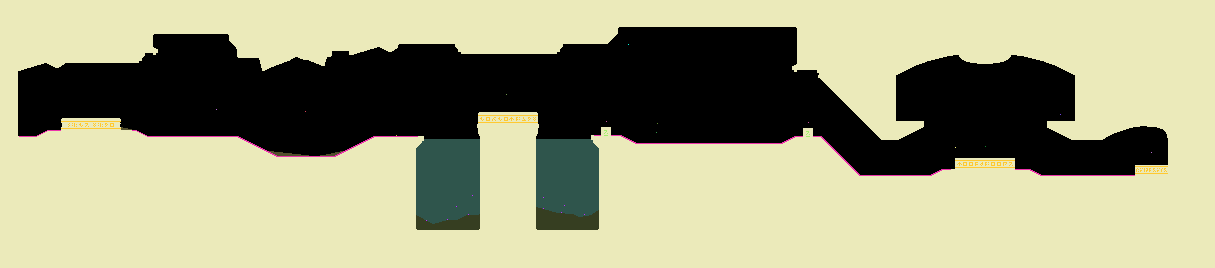
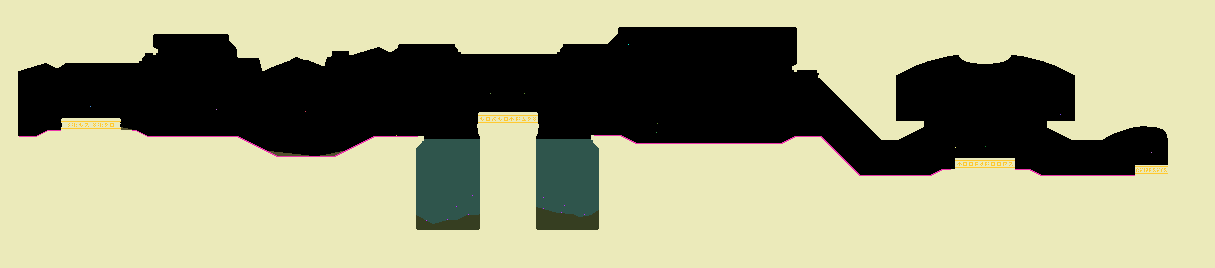
Layered file, before and after one edit (1215 × 268). Changes by layer:
hid "Layer 20", painted on it over (524, 93, 813, 137)
painted on "Background" over (90, 93, 525, 107)
